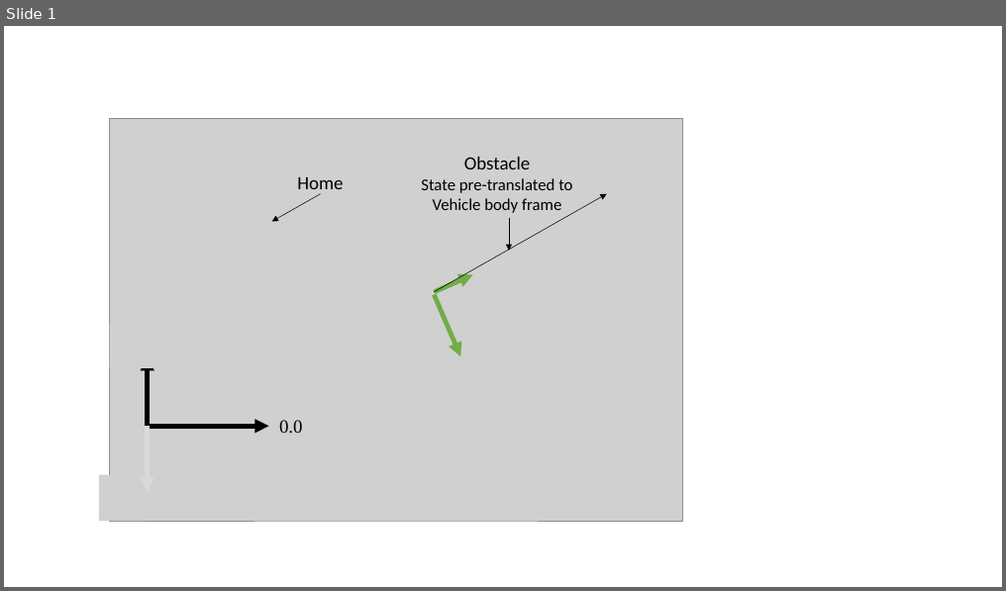
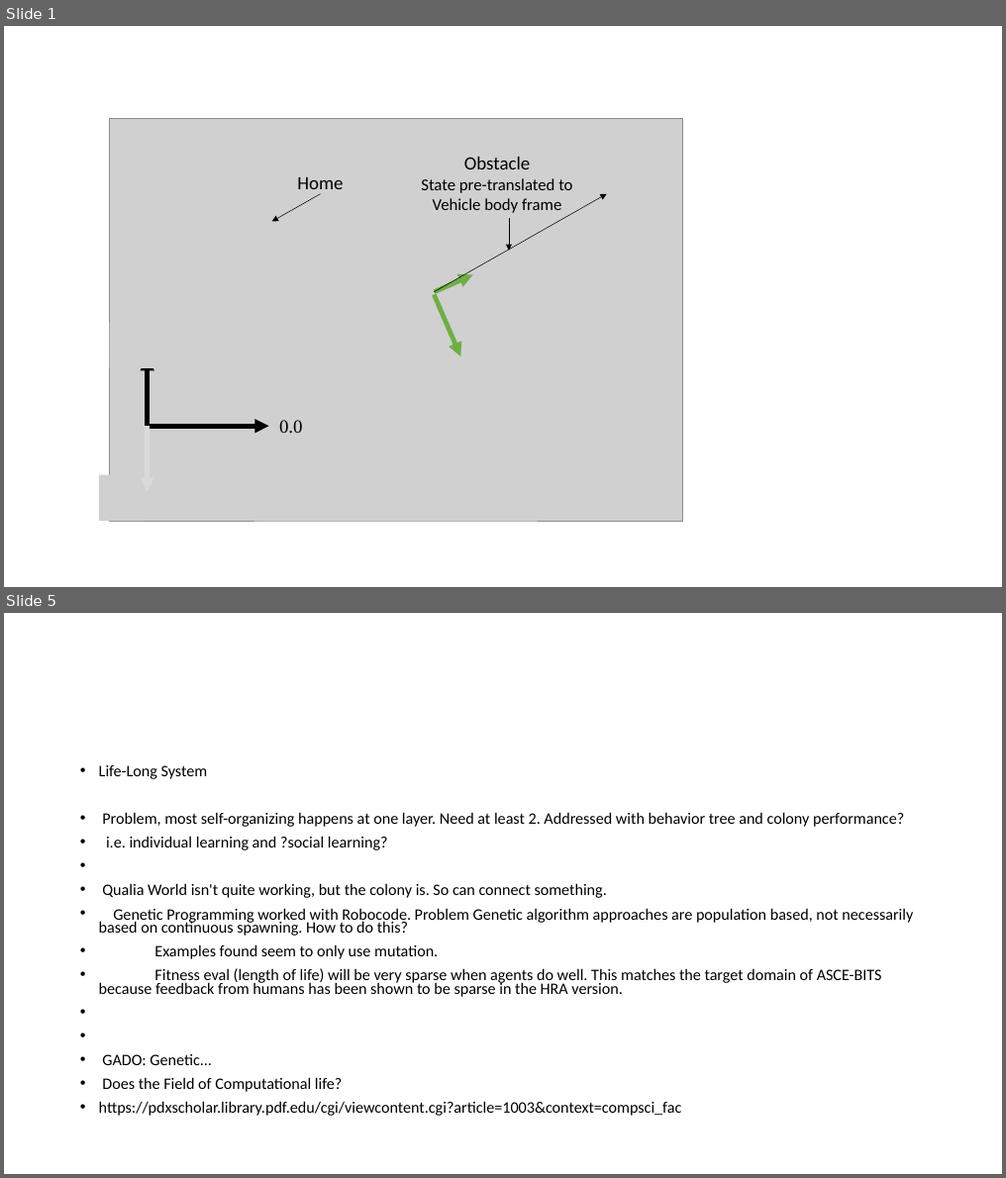
Before and after one commit to Skorpianking/EchoWorld, a slide deck: images/VehicleFrames.pptx. Shown one above the other, each under a label of ours: slide 1 before the commit, slides 1 and 5 after it; the slides between them are not shown. The pictures are 1006x591 and 1006x1178 pixels, drawn with LibreOffice and Linux fonts; fonts in the diff are those of the drawing; grey boxes stand for pictures. Boxes give left, top, right and bottom in pixels: in the first picture for what was removed or moved away, otherwise in the second. Text is boxed around its words. In the diff, an @@ line names an element or a change of style, - is before the commit and + after.

```diff
--- a/images/VehicleFrames.pptx
+++ b/images/VehicleFrames.pptx
@@ slide 5 added at box(4, 613, 1002, 1174), background #FFFFFF @@
@@ text added at box(99, 765, 913, 1116), 15.4 pt, text #000000 @@
+• Life-Long System
+• Problem, most self-organizing happens at one layer. Need at least 2. Addressed with behavior tree and colony performance?
+• i.e. individual learning and ?social learning?
+• Qualia World isn't quite working, but the colony is. So can connect something.
+• Genetic Programming worked with Robocode. Problem Genetic algorithm approaches are population based, not necessarily based on continuous spawning. How to do this?
+• Examples found seem to only use mutation.
+• Fitness eval (length of life) will be very sparse when agents do well. This matches the target domain of ASCE-BITS because feedback from humans has been shown to be sparse in the HRA version.
+• GADO: Genetic...
+• Does the Field of Computational life?
+• https://pdxscholar.library.pdf.edu/cgi/viewcontent.cgi?article=1003&context=compsci_fac
```
Also in this commit, not shown: 3 other slides added, 17 other files.
